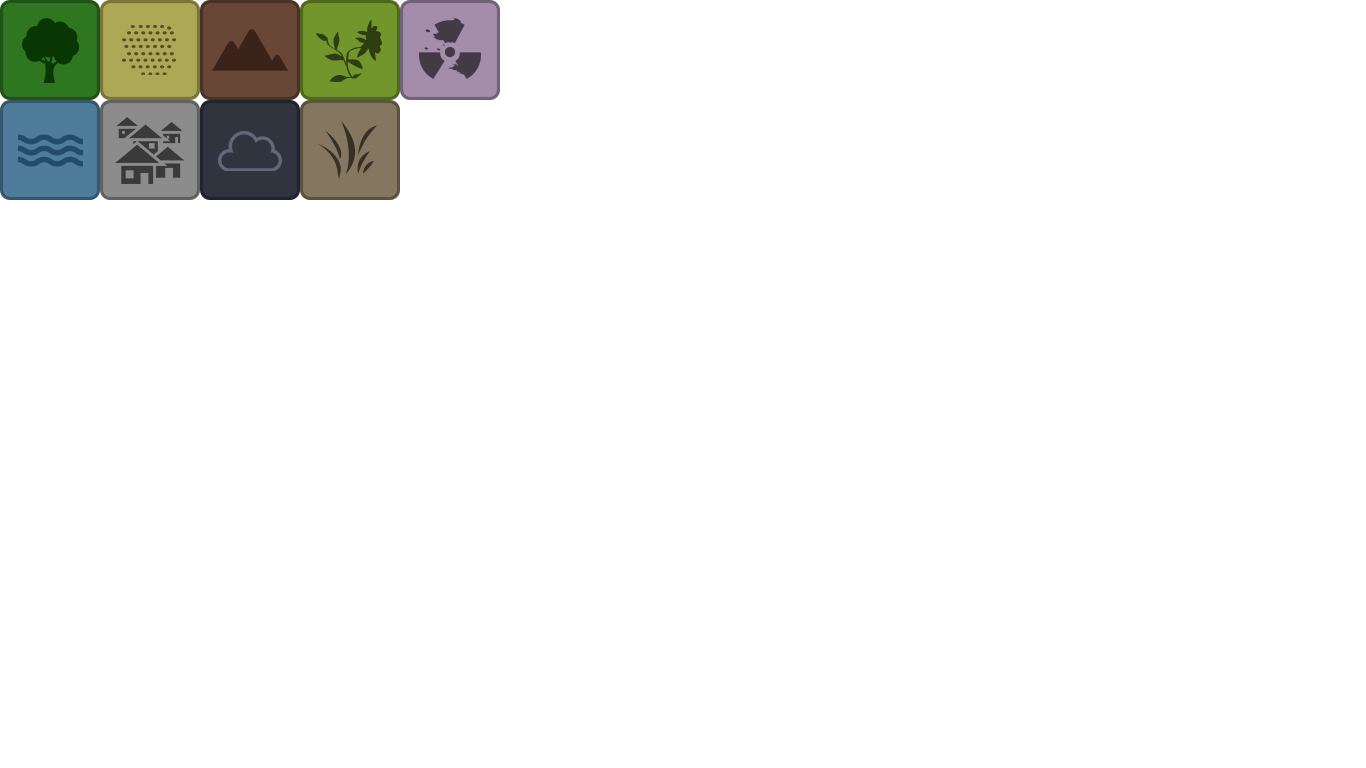
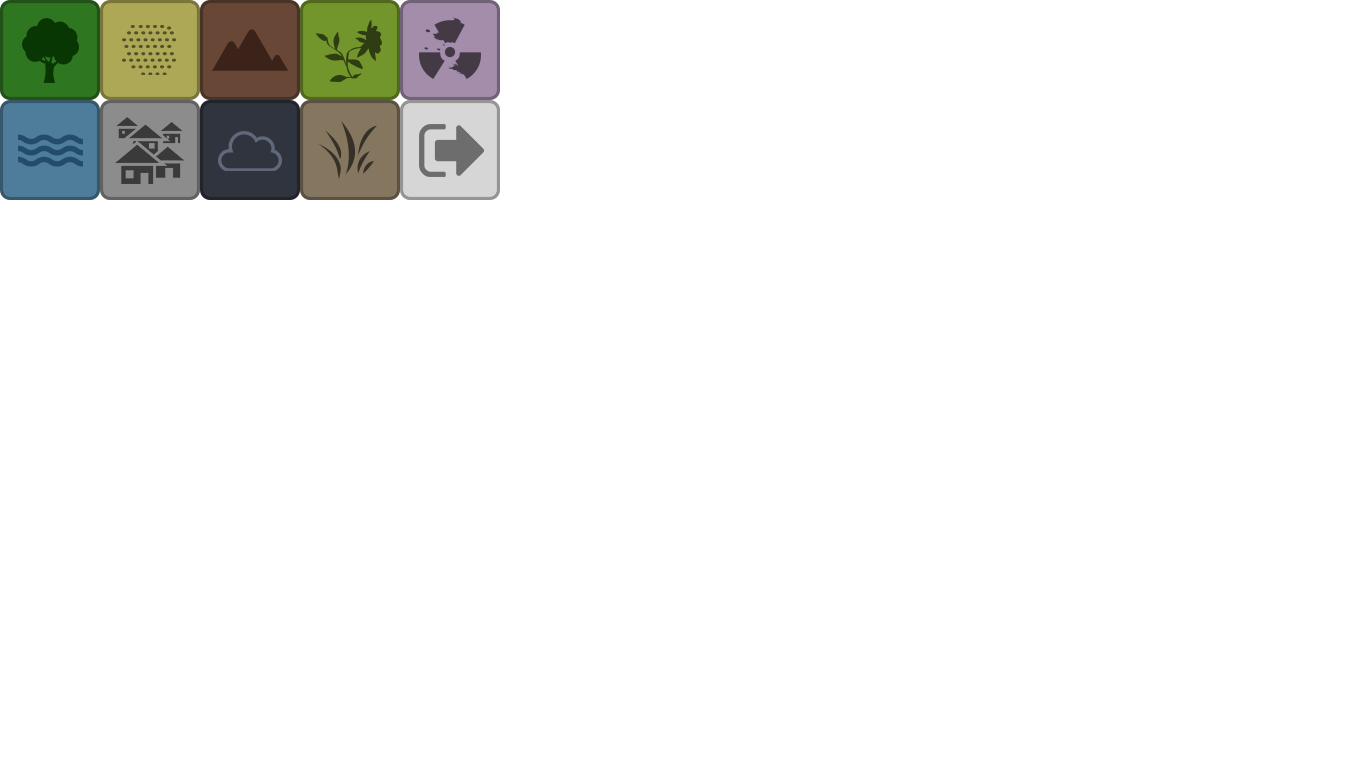
Revision of a layered 1366x768 image; what changed, layer by layer:
added group "locout.png" with 2 layers in group "Artboard 1" over (400, 100, 500, 200)
added layer "arrow" (49%) in group "locout.png" over (419, 124, 484, 177)
added layer "body" in group "locout.png" over (400, 100, 500, 200)
painted on "Shape 1" (3rd of 3, in "Artboard 1" › "ground.png") over (319, 144, 325, 149)
